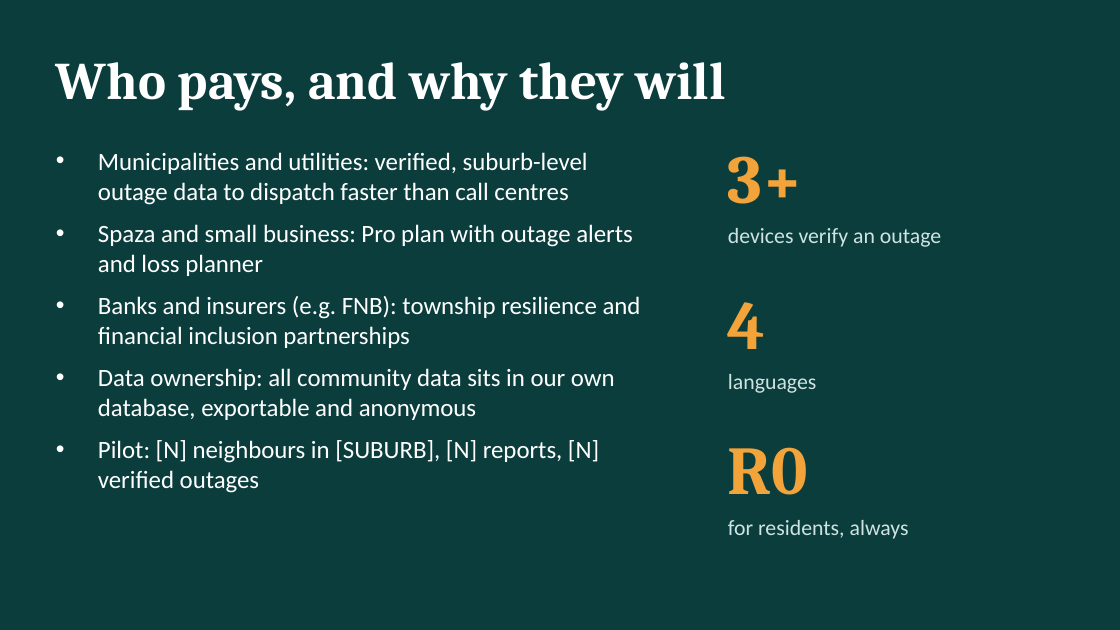
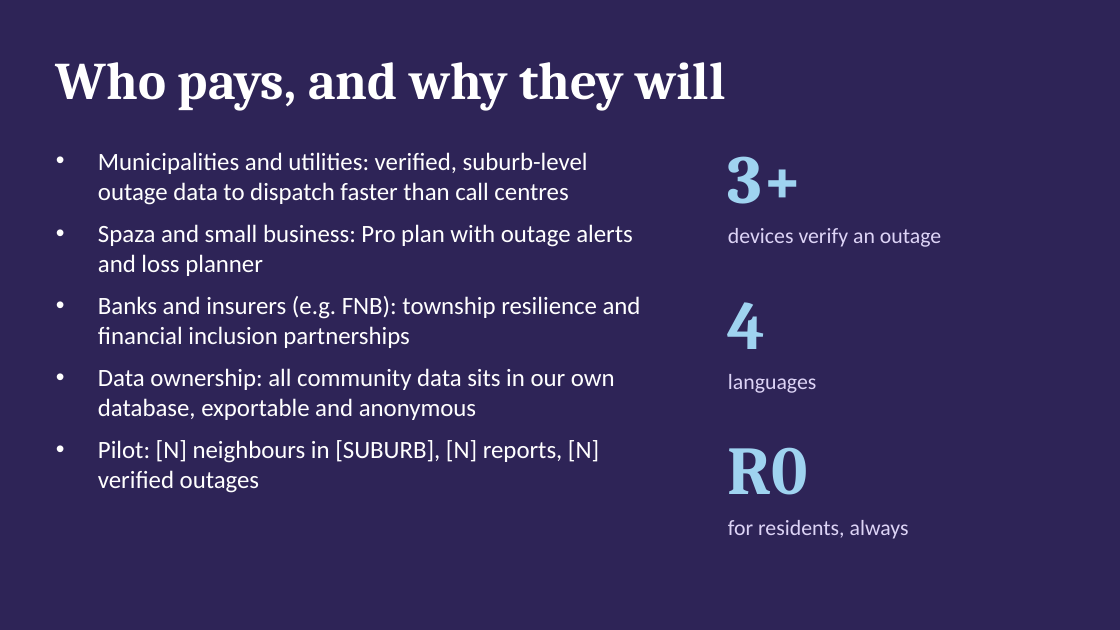
Before and after one commit to Unsolvedstar/Kasi-Grid, a slide deck: slide 9 of submission/Kasi-Grid-deck.pptx. Drawn at 1120x630 pixels with LibreOffice and Linux fonts; fonts in the diff are those of the drawing. Boxes give left, top, right and bottom in pixels: in the first picture for what was removed or moved away, otherwise in the second. Text is boxed around its words. In the diff, an @@ line names an element or a change of style, - is before the commit and + after.

```diff
--- a/submission/Kasi-Grid-deck.pptx
+++ b/submission/Kasi-Grid-deck.pptx
@@ background #0B3D3D to #2E2457 @@
@@ text colour #F2A33A to #9FD3F0 in 3 elements at bbox=[728, 156, 803, 204], bbox=[728, 302, 766, 349], bbox=[728, 447, 808, 495] @@
@@ text colour #CFE3E1 to #DDD4F6 in 3 elements at bbox=[728, 228, 941, 247], bbox=[728, 374, 817, 393], bbox=[728, 520, 909, 539] @@
```
Also in this commit, not shown: 9 other slides changed, 13 other files.
